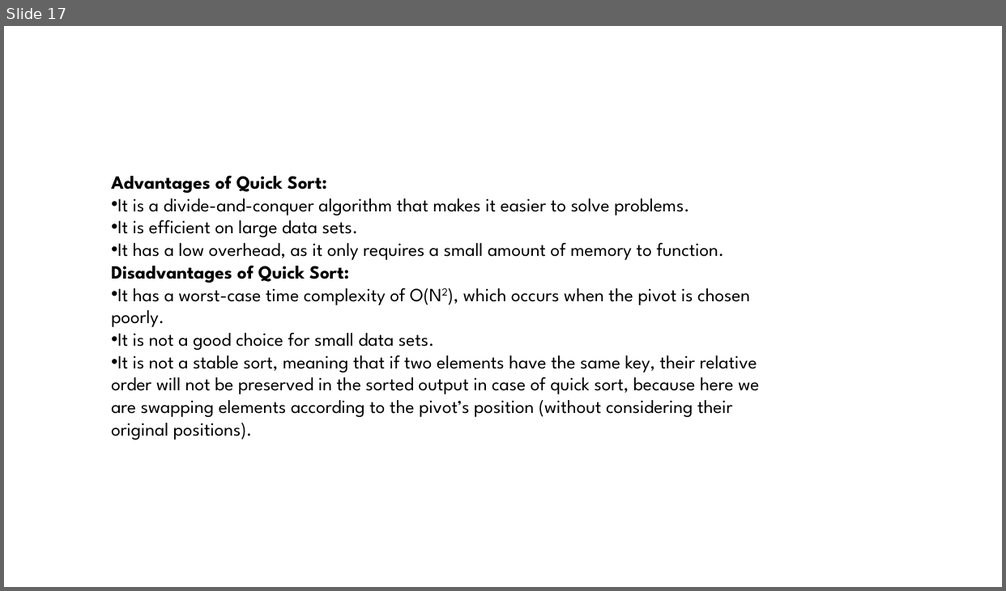
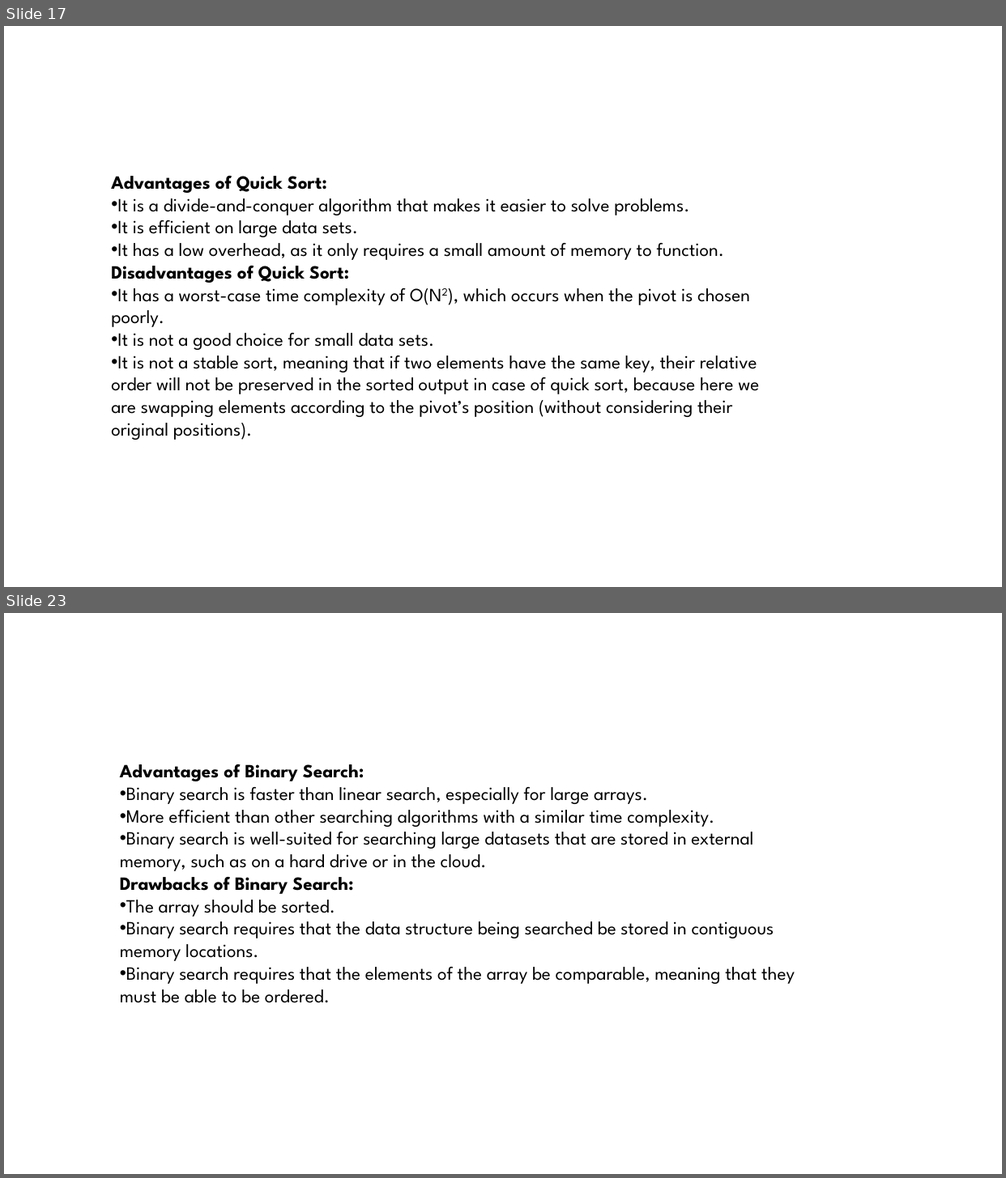
Before and after one commit to anupam2741/ToDo-List, a slide deck: sorting.pptx. Shown one above the other, each under a label of ours: slide 17 before the commit, slides 17 and 23 after it; the slides between them are not shown. The pictures are 1006x591 and 1006x1178 pixels, drawn with LibreOffice and Linux fonts; fonts in the diff are those of the drawing. Boxes give left, top, right and bottom in pixels: in the first picture for what was removed or moved away, otherwise in the second. Text is boxed around its words. In the diff, an @@ line names an element or a change of style, - is before the commit and + after.

```diff
--- a/sorting.pptx
+++ b/sorting.pptx
@@ slide 23 added at box(4, 613, 1002, 1174), background #FFFFFF @@
@@ text added at box(120, 764, 795, 1003), 18 pt, text #000000 @@
+Advantages of Binary Search:
+• Binary search is faster than linear search, especially for large arrays.
+• More efficient than other searching algorithms with a similar time complexity.
+• Binary search is well-suited for searching large datasets that are stored in external memory, such as on a hard drive or in the cloud.
+Drawbacks of Binary Search:
+• The array should be sorted.
+• Binary search requires that the data structure being searched be stored in contiguous memory locations.
+• Binary search requires that the elements of the array be comparable, meaning that they must be able to be ordered.
```
Also in this commit, not shown: 6 other slides added.
